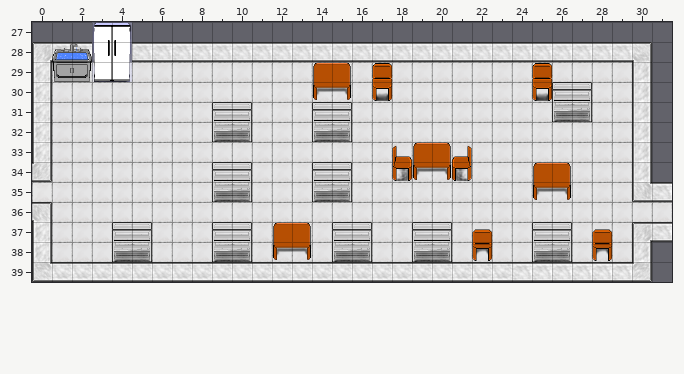
A Tiled map gets an edit: assets/tilemaps/level2.tmx. That is the earlier state.
Cells are 32x32 px. Shown: x 0..31, y 27..39.
Now the later version:
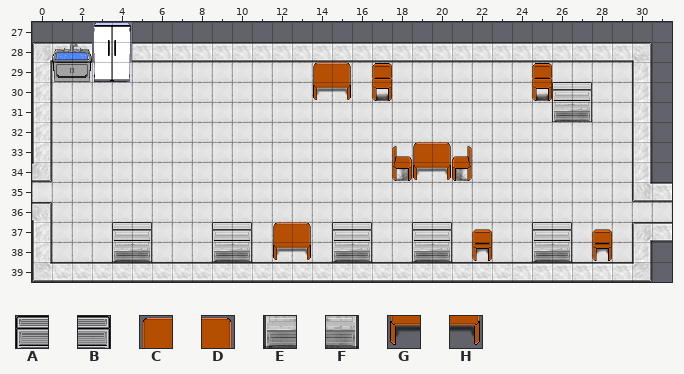
Key: from "newTileset": A 3, B 4, C 5, D 6, E 23, F 24, G 25, H 26.
_ is an empty cell.
Tiles replaced or removed in this view: A, B, C, D, E, F, G, H.
See-through tiles are keyed as they look on the map.
The edit:
Changed rows in their new state; . is an unchanged cell.
Layer "World":
first column x 9:
32 __...__...........
34 ................__
35 __...__.........__
Layer "Above Player":
first column x 9:
31 __...__
34 __...__
Pixel boxes of the changes (left, top, right, bottom) in both pictures:
removed: (212, 102, 252, 142)
removed: (312, 102, 352, 142)
removed: (212, 162, 252, 202)
removed: (312, 162, 352, 202)
removed: (533, 162, 571, 200)
